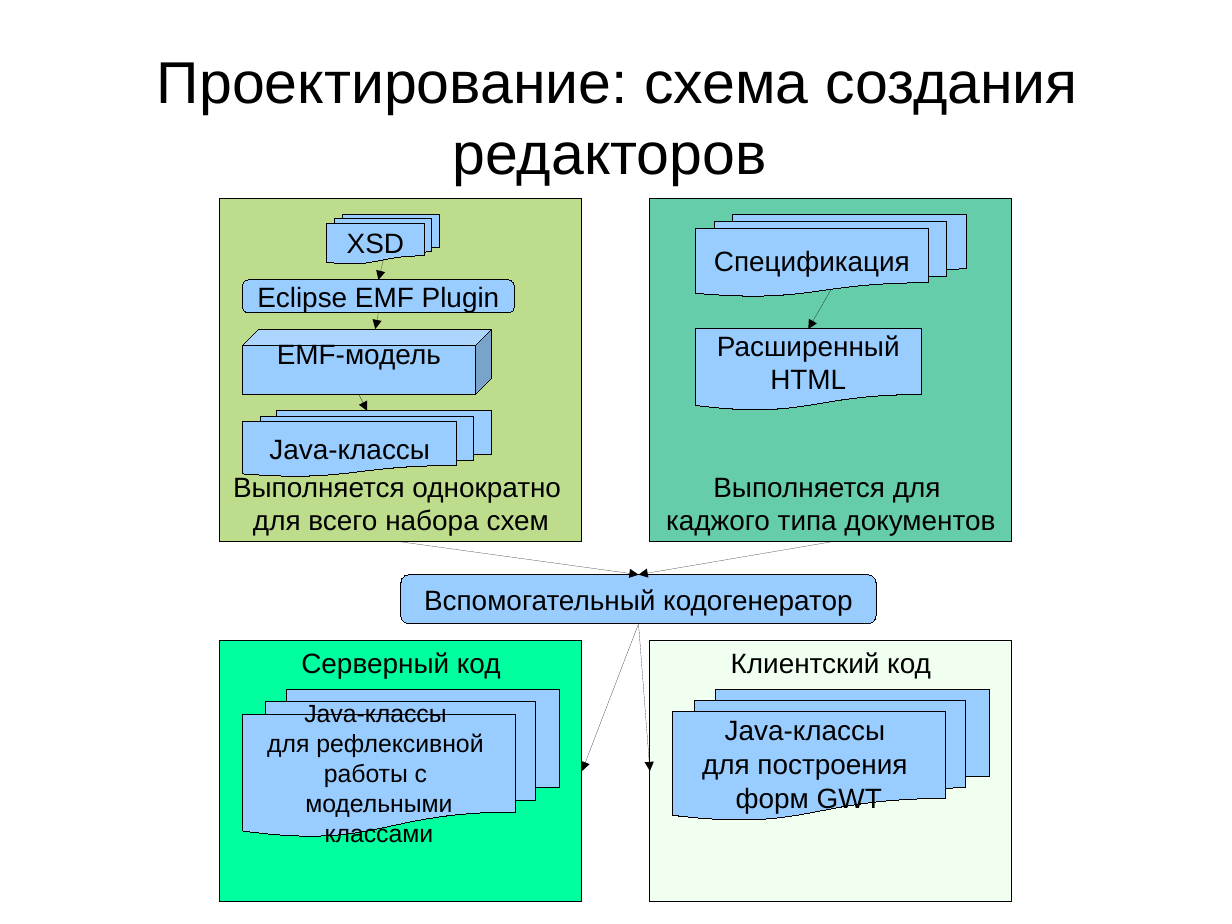
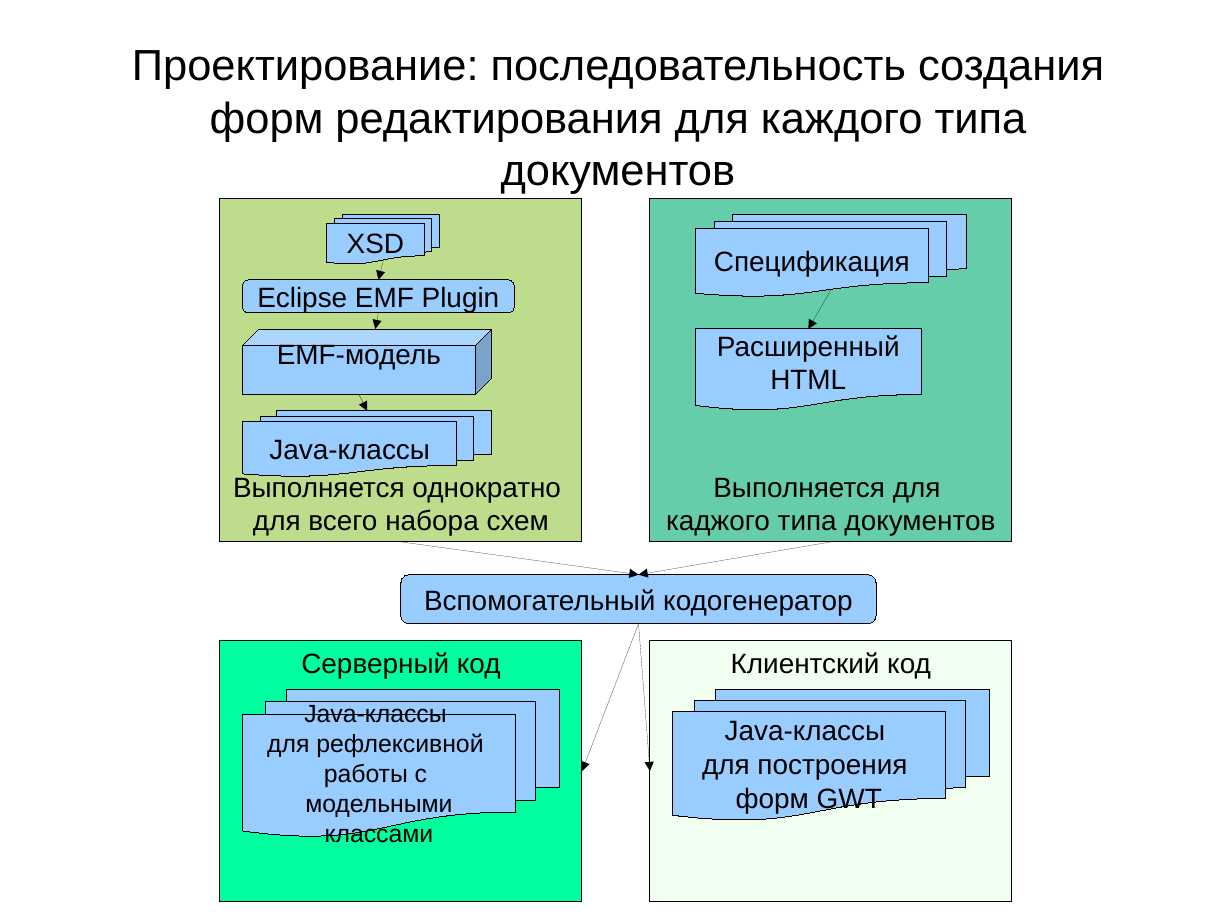
Before and after one commit to aeremenok/a-team-777, a slide deck: slide 14 of diploma/eav/diploma/demo.odp. Drawn at 1232x924 pixels with LibreOffice and Linux fonts; fonts in the diff are those of the drawing. Boxes give left, top, right and bottom in pixels: in the first picture for what was removed or moved away, otherwise in the second. Text is boxed around its words. In the diff, an @@ line names an element or a change of style, - is before the commit and + after.

```diff
--- a/diploma/eav/diploma/demo.odp
+++ b/diploma/eav/diploma/demo.odp
@@ title at (x1=132, y1=50, x2=1104, y2=194): text changed; size 38 to 28 pt @@
-Проектирование: схема создания редакторов
+Проектирование: последовательность создания форм редактирования для каждого типа документов
```
Also in this commit, not shown: 8 other slides changed.
